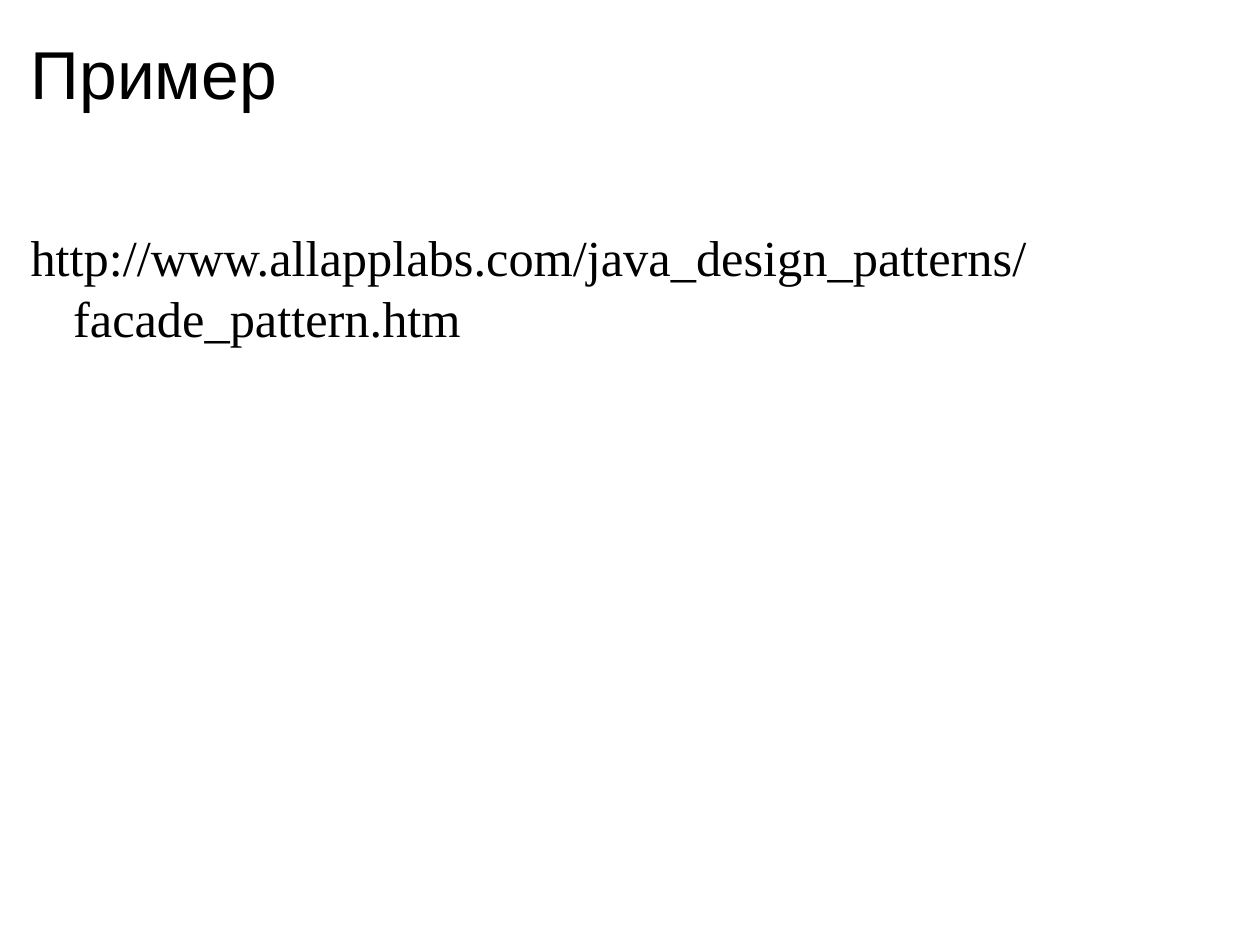
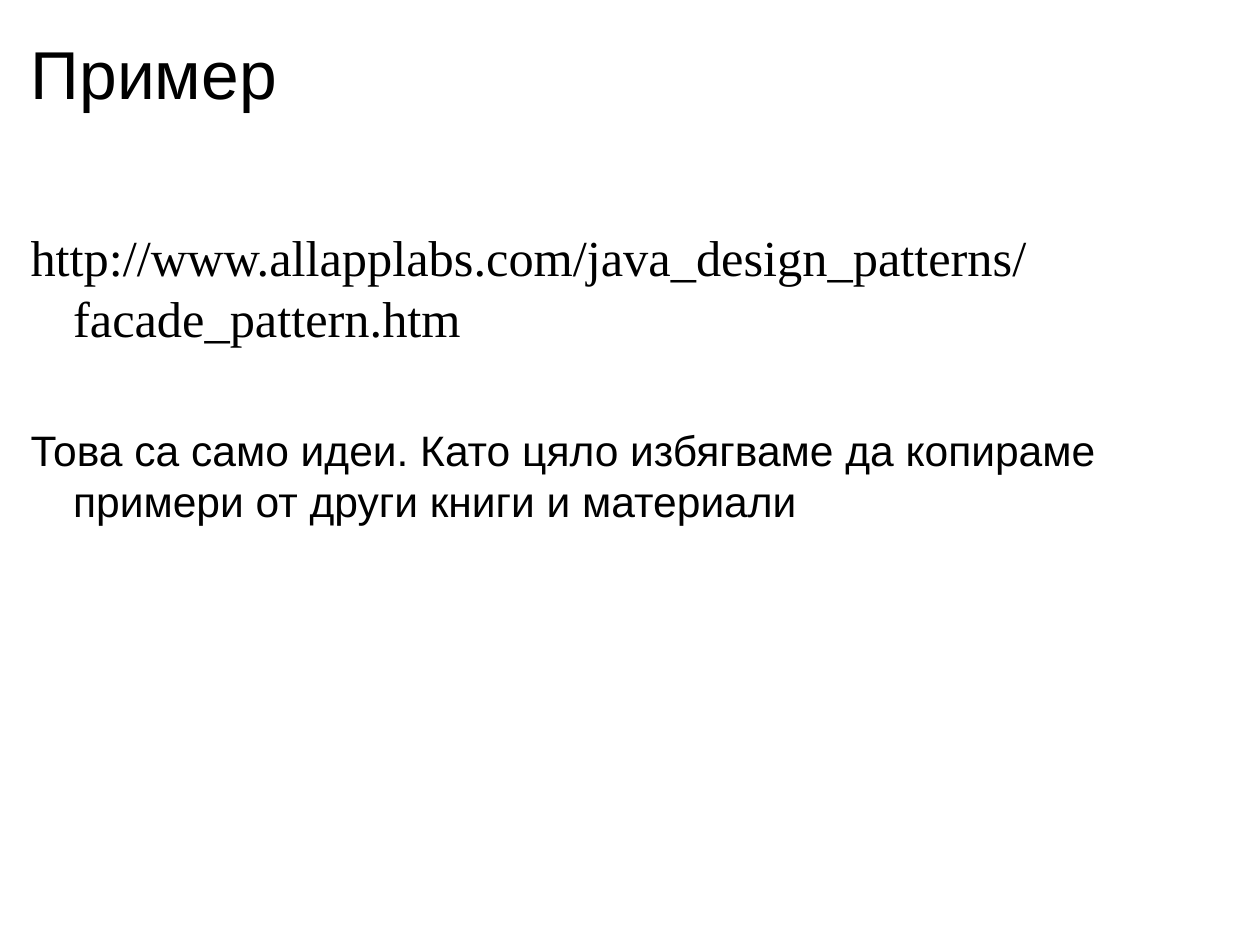
Before and after one commit to uamartins/design-patterns-book, a slide deck: slide 7 of resources/Chapter-15-Facade/Chapter-15-Facade-Presentation.ppt. Drawn at 1260x945 pixels with LibreOffice and Linux fonts; fonts in the diff are those of the drawing. Boxes give left, top, right and bottom in pixels: in the first picture for what was removed or moved away, otherwise in the second. Text is boxed around its words. In the diff, an @@ line names an element or a change of style, - is before the commit and + after.

```diff
--- a/resources/Chapter-15-Facade/Chapter-15-Facade-Presentation.ppt
+++ b/resources/Chapter-15-Facade/Chapter-15-Facade-Presentation.ppt
@@ text at (31, 435, 1096, 525): paragraph added @@
+  Това са само идеи. Като цяло избягваме да копираме примери от други книги и материали
```
Also in this commit, not shown: 1 other file.
